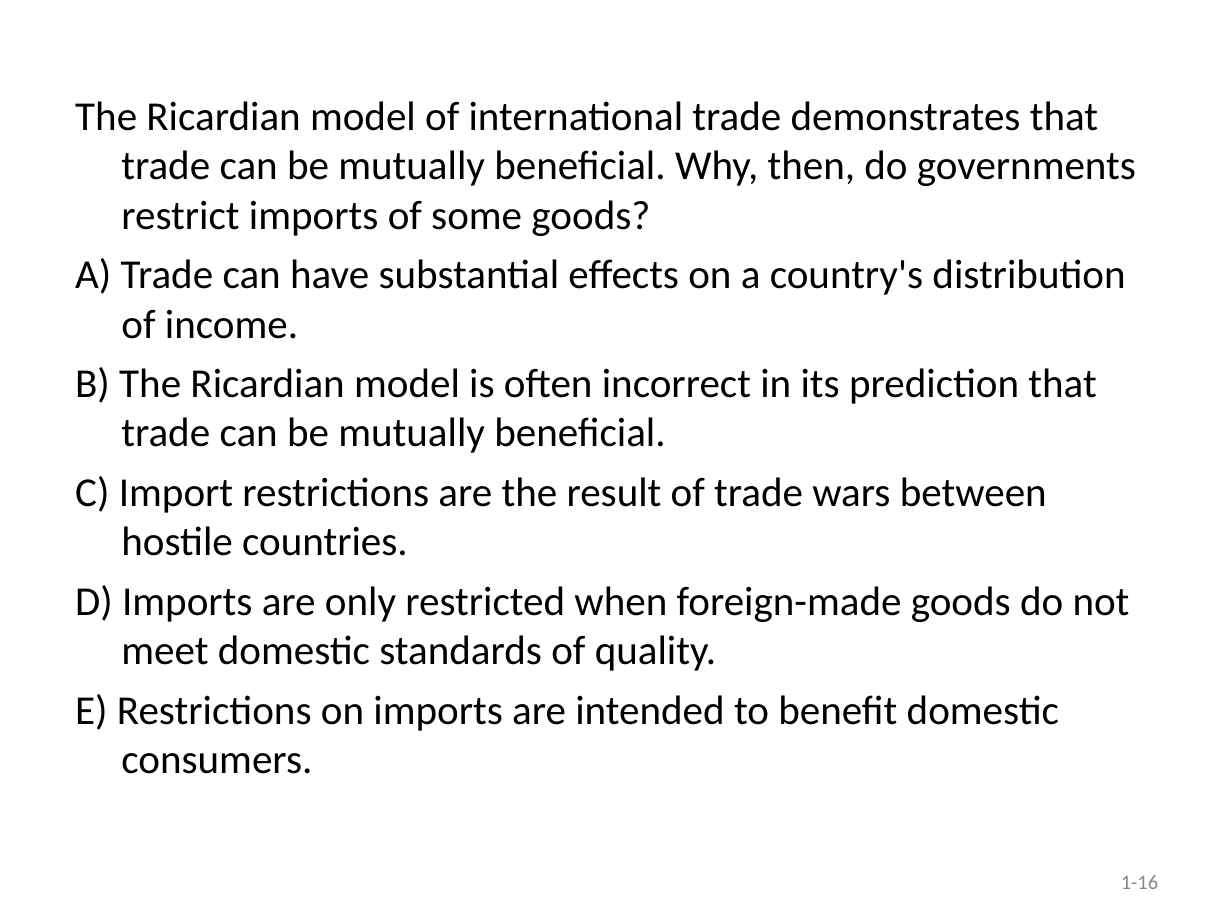
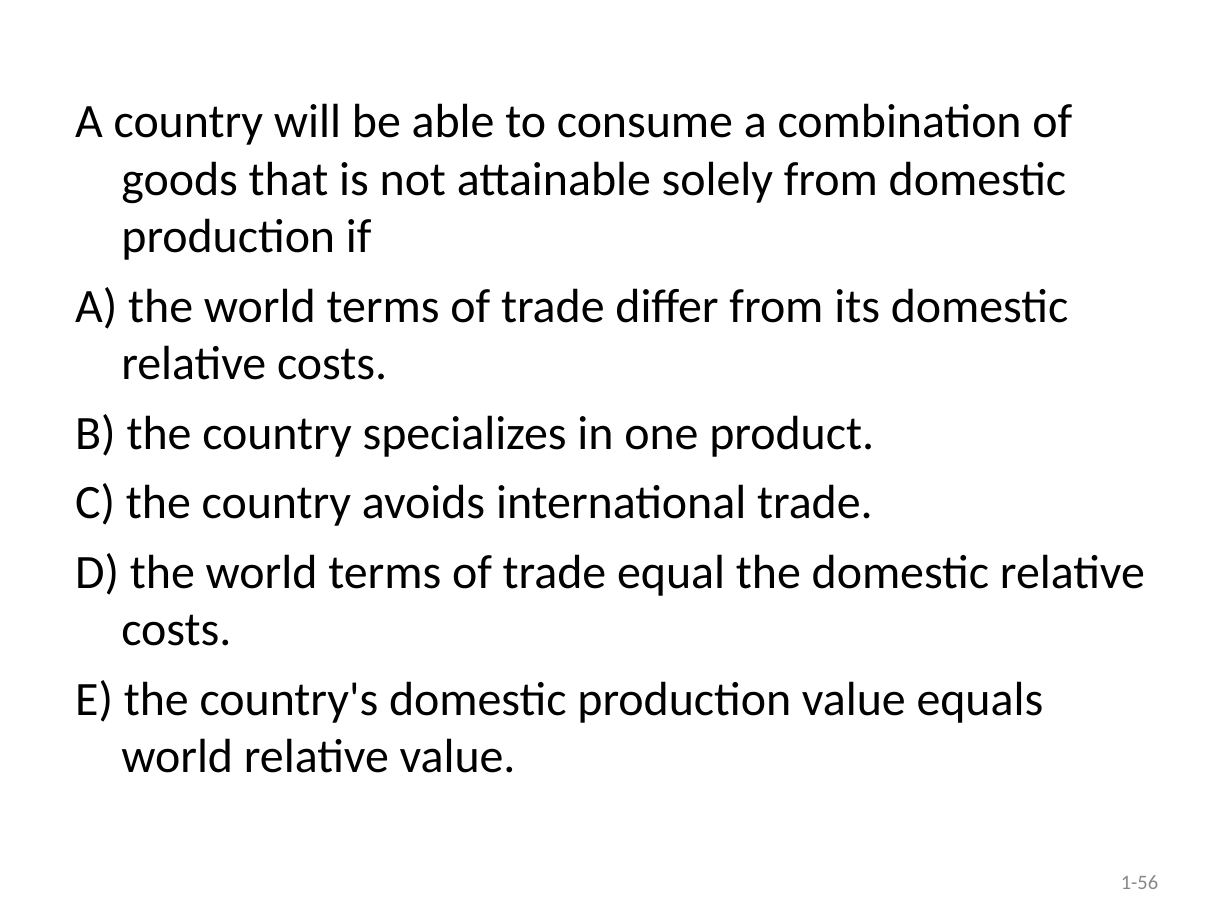
Before and after one commit to hehemin/bayeswhu.github.io, a slide deck: slide 56 of teaching/trade/Quiz1.ppt (slide 16 before the commit). Drawn at 1232x924 pixels with LibreOffice and Linux fonts; fonts in the diff are those of the drawing. Boxes give left, top, right and bottom in pixels: in the first picture for what was removed or moved away, otherwise in the second. Text is boxed around its words. In the diff, an @@ line names an element or a change of style, - is before the commit and + after.

Commit message:
trade

```diff
--- a/teaching/trade/Quiz1.ppt
+++ b/teaching/trade/Quiz1.ppt
@@ text at bbox=[75, 103, 1145, 773]: text changed; size 24 to 28 pt @@
-The Ricardian model of international trade demonstrates that trade can be mutually beneficial. Why, then, do governments restrict imports of some goods?
-A) Trade can have substantial effects on a country's distribution of income.
-B) The Ricardian model is often incorrect in its prediction that trade can be mutually beneficial.
-C) Import restrictions are the result of trade wars between hostile countries.
-D) Imports are only restricted when foreign-made goods do not meet domestic standards of quality.
-E) Restrictions on imports are intended to benefit domestic consumers.
+A country will be able to consume a combination of goods that is not attainable solely from domestic production if
+A) the world terms of trade differ from its domestic relative costs.
+B) the country specializes in one product.
+C) the country avoids international trade.
+D) the world terms of trade equal the domestic relative costs.
+E) the country's domestic production value equals world relative value.
@@ page number at bbox=[1121, 875, 1158, 889]: text changed @@
-1-16
+1-56
```
Also in this commit, not shown: 28 other slides changed, 30 slides added, 2 slides removed, 2 other files.
